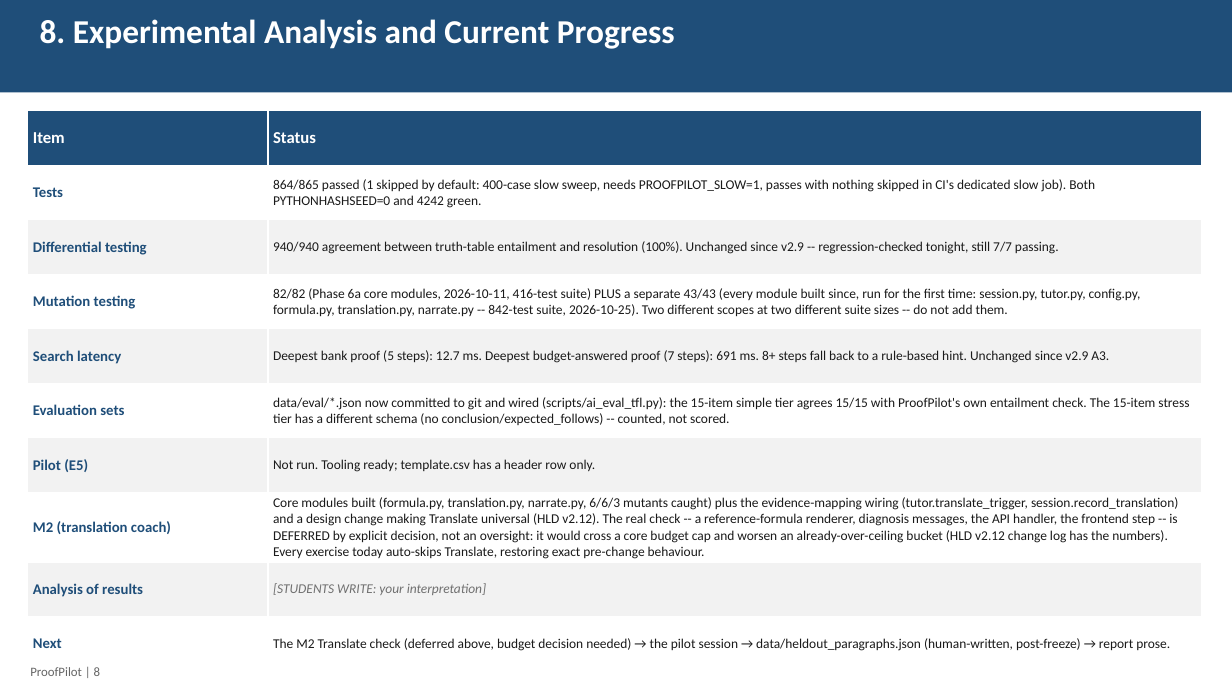
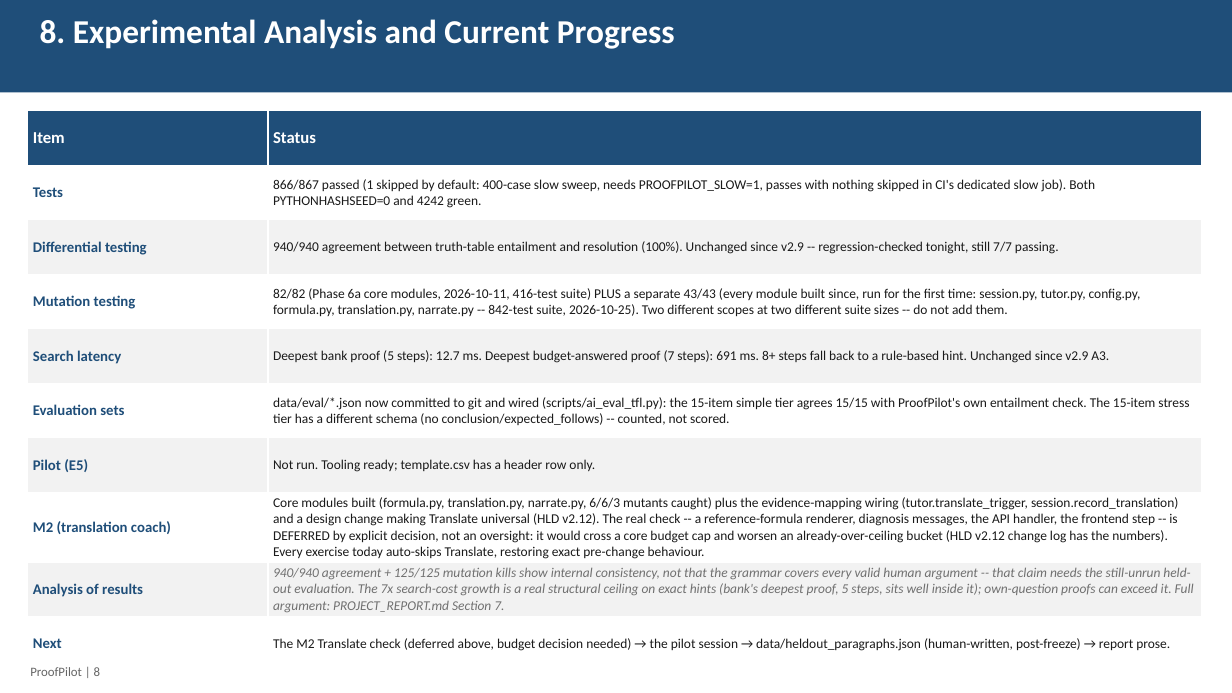
Before and after one commit to ujwal2311/proofpilot, a slide deck: slide 8 of docs/report/ProofPilot_Progress_Report.pptx. Drawn at 1232x693 pixels with LibreOffice and Linux fonts; fonts in the diff are those of the drawing. Boxes give left, top, right and bottom in pixels: in the first picture for what was removed or moved away, otherwise in the second. Text is boxed around its words. In the diff, an @@ line names an element or a change of style, - is before the commit and + after.

```diff
--- a/docs/report/ProofPilot_Progress_Report.pptx
+++ b/docs/report/ProofPilot_Progress_Report.pptx
@@ table at (28, 111, 1202, 656) @@
-row 2, column 2: 864/865 passed (1 skipped by default: 400-case slow sweep, needs PROOFPILOT_SLOW=1, passes with nothing skipped in CI's dedicated slow job). Both PYTHONHASHSEED=0 and 4242 green.
+row 2, column 2: 866/867 passed (1 skipped by default: 400-case slow sweep, needs PROOFPILOT_SLOW=1, passes with nothing skipped in CI's dedicated slow job). Both PYTHONHASHSEED=0 and 4242 green.
-row 9, column 2: [STUDENTS WRITE: your interpretation]
+row 9, column 2: 940/940 agreement + 125/125 mutation kills show internal consistency, not that the grammar covers every valid human argument -- that claim needs the still-unrun held-out evaluation. The 7x search-cost growth is a real structural ceiling on exact hints (bank's deepest proof, 5 steps, sits well inside it); own-question proofs can exceed it. Full argument: PROJECT_REPORT.md Section 7.
```
Also in this commit, not shown: 1 other slide changed, 1 other file.
